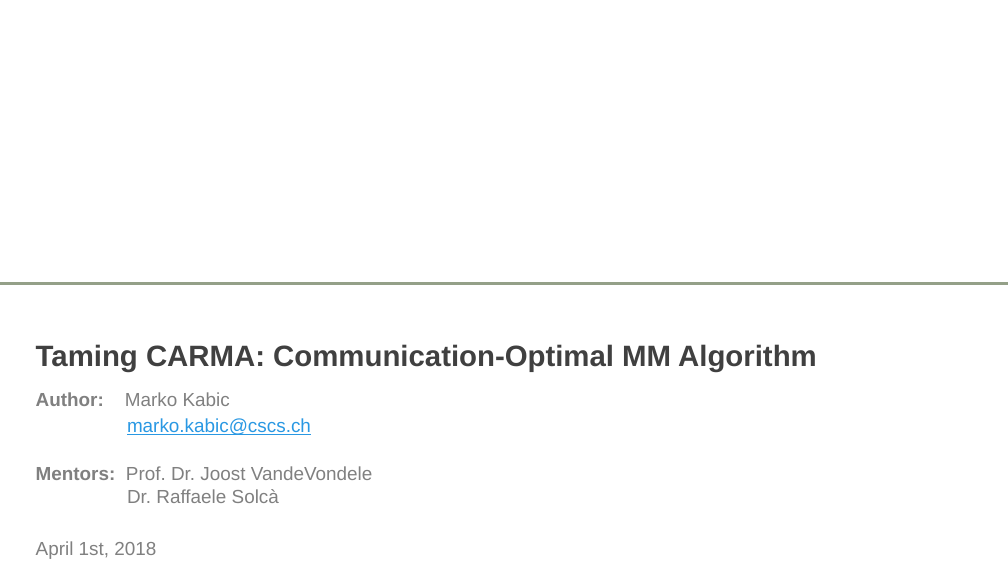
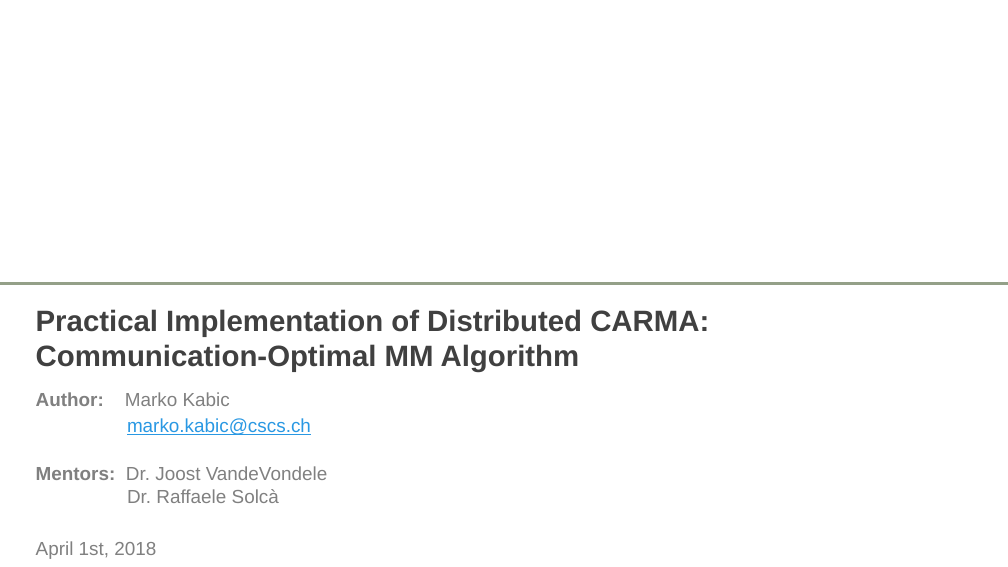
Before and after one commit to eth-cscs/COSMA, a slide deck: slide 1 of presentation/CARMA.pptx. Drawn at 1008x567 pixels with LibreOffice and Linux fonts; fonts in the diff are those of the drawing; background and template pictures are left out. Boxes give left, top, right and bottom in pixels: in the first picture for what was removed or moved away, otherwise in the second. Text is boxed around its words. In the diff, an @@ line names an element or a change of style, - is before the commit and + after.

```diff
--- a/presentation/CARMA.pptx
+++ b/presentation/CARMA.pptx
@@ title at box(36, 309, 709, 372): text changed @@
-Taming CARMA: Communication-Optimal MM Algorithm
+Practical Implementation of Distributed CARMA:
+Communication-Optimal MM Algorithm
@@ subtitle at box(36, 466, 328, 503): text changed @@
-Mentors: Prof. Dr. Joost VandeVondele
-Dr. Raffaele Solcà
+Mentors: Dr. Joost VandeVondele
+Dr. Raffaele Solcà
```
Also in this commit, not shown: 7 other slides changed, 9 slides added, 2 slides removed, 9 other files.
